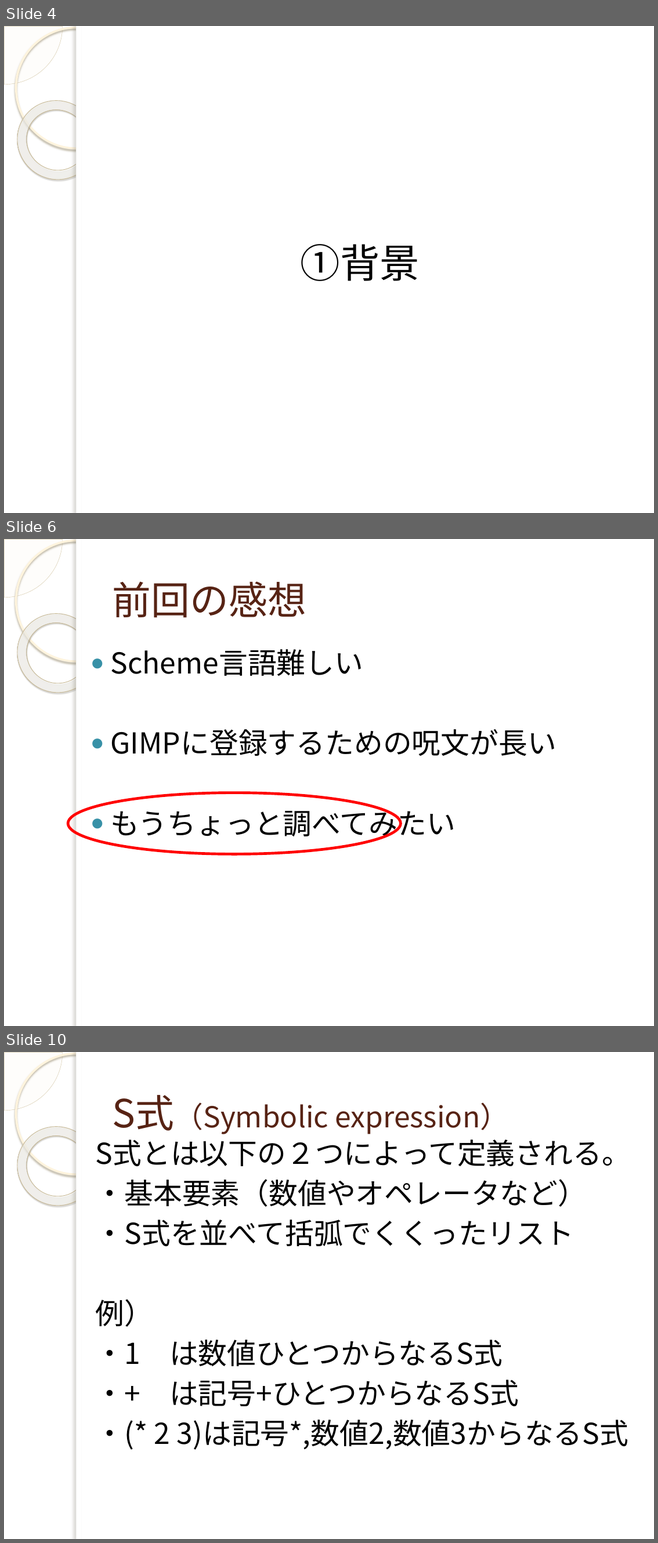
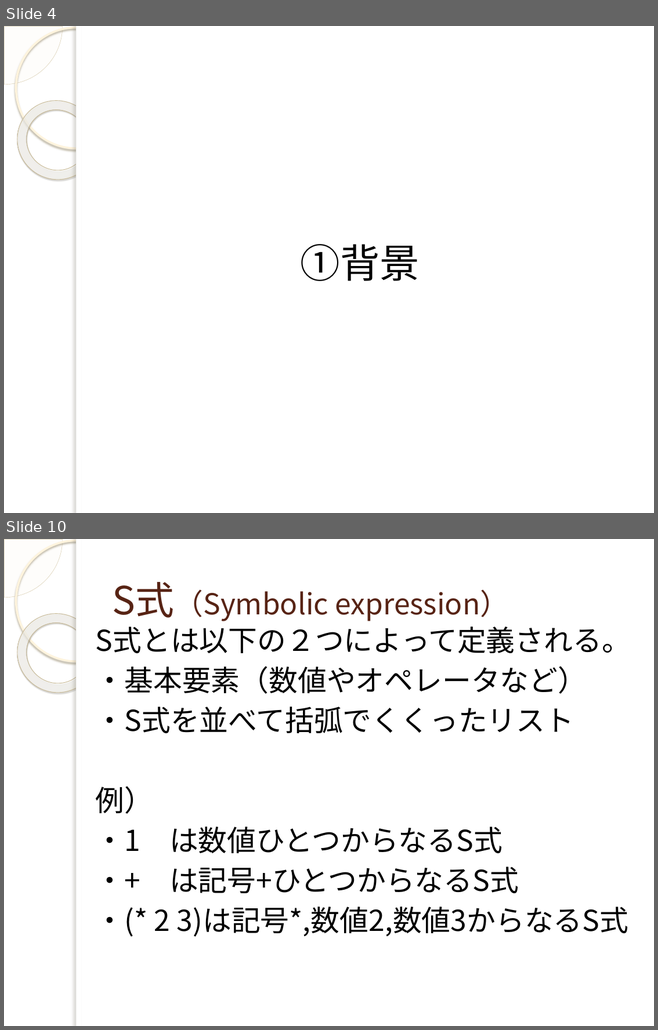
Before and after one commit to yuridonus/FEstudy, a slide deck: hateful_excel.pptx. Shown one above the other, each under a label of ours: slides 4, 6 and 10 before the commit, slides 4 and 10 after it; the slides between them are not shown. The pictures are 658x1543 and 658x1030 pixels, drawn with LibreOffice and Linux fonts; fonts in the diff are those of the drawing; background and template pictures are left out. Boxes give left, top, right and bottom in pixels: in the first picture for what was removed or moved away, otherwise in the second. Text is boxed around its words. In the diff, an @@ line names an element or a change of style, - is before the commit and + after.

```diff
--- a/hateful_excel.pptx
+++ b/hateful_excel.pptx
@@ slide 6 removed at (4, 539, 654, 1026), background picture (left out); not listed: 5 template elements that a slide beside it also shows @@
@@ title removed at (112, 581, 306, 618) @@
-前回の感想
@@ text removed at (111, 649, 556, 841) @@
-● Scheme言語難しい
-● GIMPに登録するための呪文が長い
-● もうちょっと調べてみたい
@@ ellipse removed at (68, 793, 400, 854) @@
```
Also in this commit, not shown: 3 slides changed, 4 slides added, 3 other slides removed, 1 other file.
